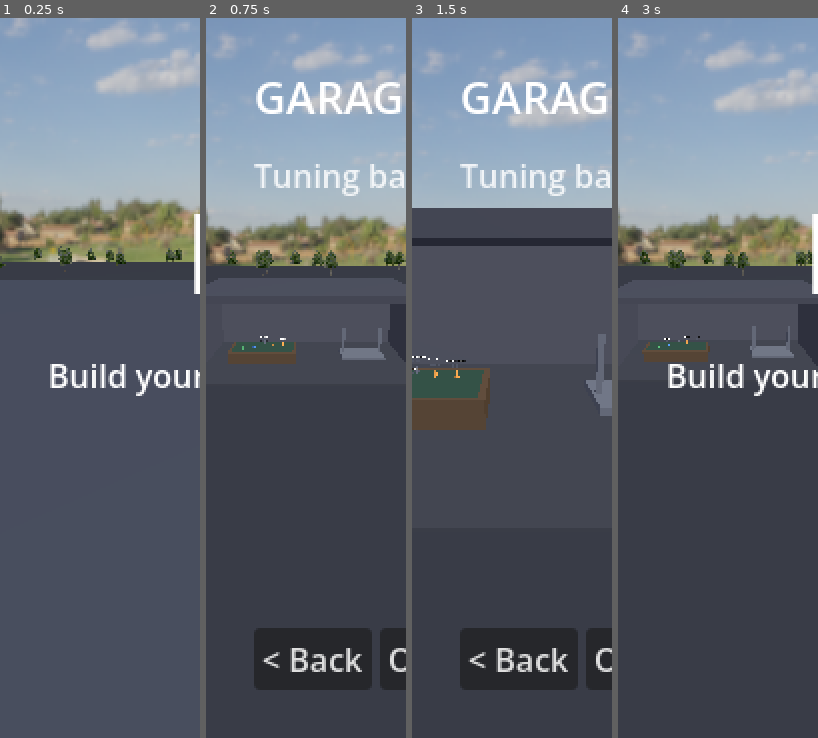
Above: before the commit, frames 1-4 (left to right).
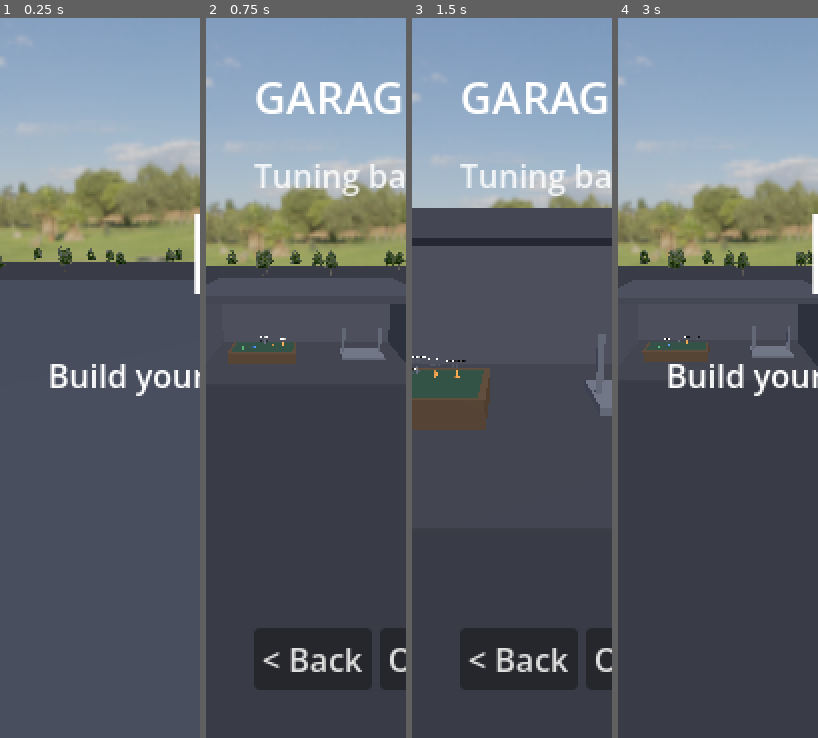
Above: after the commit, the same moments.

Repository: felixxwu/TAPPA
Game: Godot game, scene res://hq.tscn
The game is run twice, just before and just after one commit, with the same random seed, the same clock (stepped at 60 frames per second) and the same inputs.
Inputs (mouse positions are in pixels of both pictures, inside the frame that each line leads up to):
- Up to frame 1 (0.25 s): no input
- Up to frame 2 (0.75 s): tap Enter (menu_select) at 0.5 s; move the mouse to (350, 342) at 0.52 s; hold Right (menu_right) from 0.53 s (still down); tap C (cycle_camera) at 0.6 s; click (350, 342) at 0.67 s
- Up to frame 3 (1.5 s): release Right (menu_right) at 1.25 s; drag from (472, 414) to (502, 522) at 1.27 s
- Up to frame 4 (3 s): tap R (reset_car) at 2 s; move the mouse to (738, 219) at 2.02 s; hold Right (menu_right) 2.03-2.75 s; tap T (toggle_gearbox) at 2.1 s; click "< Back" at 2.75 s

The runs differ from the first frame. In frame 1, 11% of the frame differs, in the area x 0-100%, y 0-34%; in frame 2, 9.2%; in frame 3, 2.8%; in frame 4, 10%.

Commit message:
Align fake-light sun direction to the skybox sun
The car/terrain fake directional light must point at the visible sun. Establish
a convention: panoramas are pre-rolled (new tools/align_sky_sun.py) so the sun
sits at the image centre — which is -Z in Godot's panorama mapping — and set
GameConfig.sun_direction to match (azimuth -Z, elevation from the sky's sun).
sky_field.png rolled so its low sun is centred; sun_direction now
(0, 0.184, -0.983). Horizontal roll is a pure yaw so the horizon stays level;
drop-in for new skies (run the tool, paste the printed sun_direction).
Adds a render-smoke assertion that the car shading uses the configured sun.

Co-Authored-By: Claude Opus 4.8 <noreply@anthropic.com>
Claude-Session: https://claude.ai/code/session_01PLQykZE5pjt1kQpU7aTPWz

Diff:
--- a/rally/scripts/game_config.gd
+++ b/rally/scripts/game_config.gd
@@ -404,7 +404,12 @@
 ## 0 = flat (unlit), 1 = full shading. Strength baked into the terrain.
 @export_range(0.0, 1.0) var terrain_light_amount := 1.0
 ## World-space direction TO the sun (need not be normalised; normalised on use).
-@export var sun_direction := Vector3(0.4, 0.9, 0.35)
+## ALIGNED TO THE SKYBOX: panoramas are pre-rolled (tools/align_sky_sun.py) so the
+## sun sits at the image centre, which is -Z in Godot's panorama mapping — hence
+## the azimuth here is always -Z (x≈0, z<0); only the elevation (y/z split) tracks
+## the sky's sun height. Current value matches textures/sky_field.png's low sun.
+## If a new sky's lit side looks reversed in-game, flip the sign of z.
+@export var sun_direction := Vector3(0.0, 0.184, -0.983)
 ## Directional "sun" contribution added on lit-facing surfaces.
 @export var sun_color := Color(0.5, 0.5, 0.5)
 ## Ambient colour on upward-facing surfaces (sky).
--- a/rally/tests/headless/test_render_smoke.gd
+++ b/rally/tests/headless/test_render_smoke.gd
@@ -136,6 +136,13 @@
 	var car_mat := car_chassis.get_surface_override_material(0) as ShaderMaterial
 	assert_not_null(car_mat, "car chassis has a ShaderMaterial")
 	assert_gt(car_mat.get_shader_parameter("light_amount"), 0.0, "car mesh is lit (light_amount > 0)")
+	# Fake-light direction is the configured, skybox-aligned sun. The panorama is
+	# rolled (tools/align_sky_sun.py) so the sun sits at image centre — which is -Z
+	# in Godot's mapping — so the light comes from -Z (z < 0) and the shading lines
+	# up with the visible sun.
+	var light_dir = car_mat.get_shader_parameter("light_dir")
+	assert_eq(light_dir, Config.data.sun_direction, "car shading uses the configured sun_direction")
+	assert_lt(light_dir.z, 0.0, "sun-centred convention: the light comes from -Z")
 
 	var floor_node := _scene.get_node("Floor")
 	var terrain_mat := floor_node.chunk_material as ShaderMaterial
Binary file changed: rally/textures/sky_field.png
Not shown, changed: rally/features/rendering.md
Not shown, changed: rally/todo/distant-terrain-and-sky.md
Not shown, added: rally/tools/align_sky_sun.py
